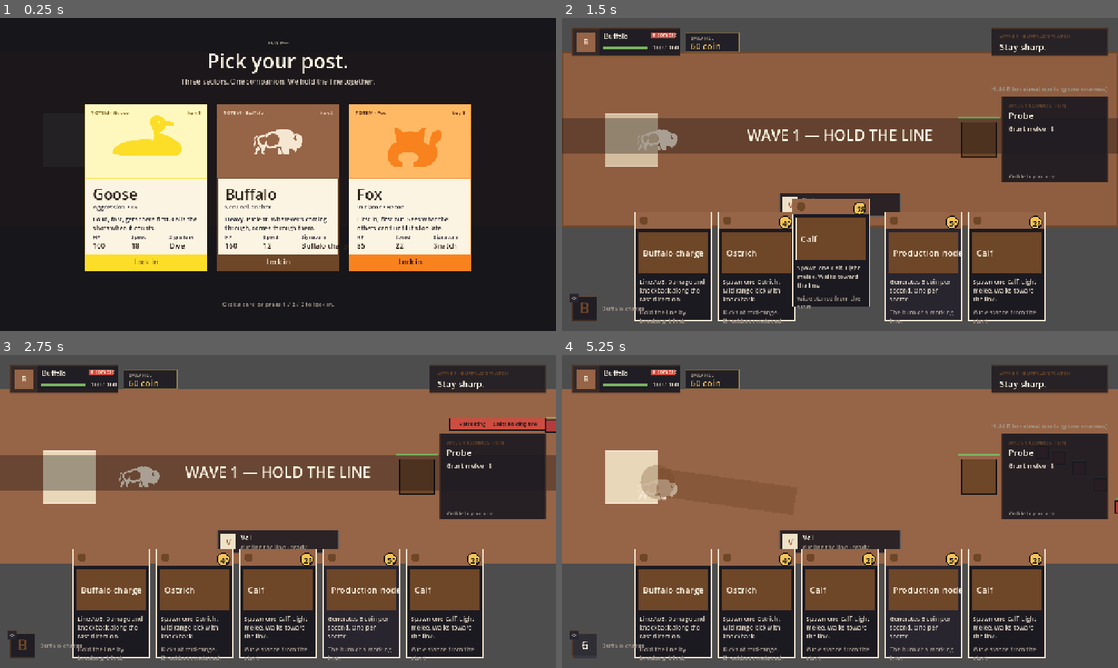
Above: before the commit, frames 1-4 (two rows, left to right).
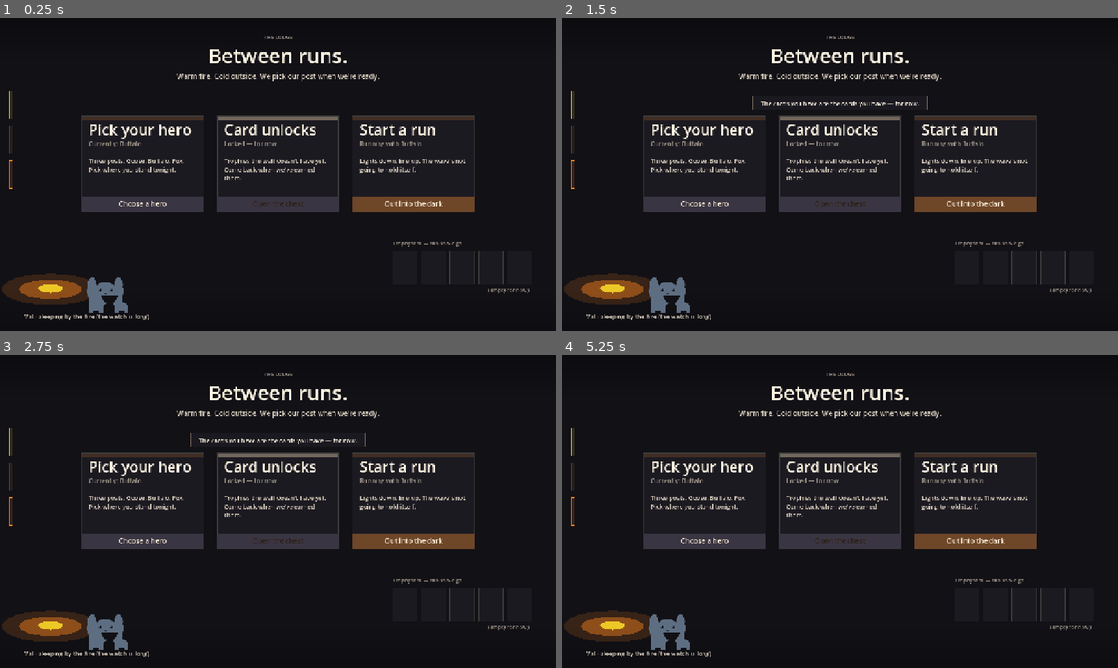
Above: after the commit, the same moments.

Repository: RescuedBuffalo/goose-and-buff
Game: Godot game, scene res://scenes/main.tscn
The game is run twice, just before and just after one commit, with the same random seed, the same clock (stepped at 60 frames per second) and the same inputs.
Inputs (mouse positions are in pixels of both pictures, inside the frame that each line leads up to):
- Up to frame 1 (0.25 s): no input
- Up to frame 2 (1.5 s): tap Enter at 0.5 s; drag from (840, 174) to (895, 105) at 0.52 s; tap Space (ready_round) at 1.25 s; drag from (840, 277) to (812, 237) at 1.27 s
- Up to frame 3 (2.75 s): move the mouse to (333, 442) at 2.02 s; hold D (move_right) from 2.03 s (still down); hold R (toggle_retreat) from 2.03 s (still down); click (333, 442) at 2.17 s
- Up to frame 4 (5.25 s): release D (move_right) at 2.75 s; release R (toggle_retreat) at 2.75 s; drag from (812, 574) to (673, 464) at 2.77 s; move the mouse to (1006, 558) at 3.52 s; hold A (move_left) 3.53-4.25 s; tap 2 at 3.6 s; click (1006, 558) at 3.67 s; drag from (673, 464) to (756, 433) at 4.27 s; move the mouse to (867, 511) at 5.02 s; hold S (move_down) from 5.03 s (still down); tap Q (cast_signature) at 5.1 s; click (867, 511) at 5.17 s

The runs differ from the first frame. In frame 1, 39% of the frame differs, in the area x 0-96%, y 5-97%; in frame 2, 85%; in frame 3, 84%; in frame 4, 85%, in the area x 0-100%, y 0-100%.

Commit message:
Add Lodge hub between runs (BUF-112)
Boot lands on a warm shared Lodge instead of straight into hero select,
and every run ends back there. Three clickable stations — pick your
hero, card unlocks (v1 stub with toast), start a run — plus a trophy
wall stub and Val sleeping by the fire. All colors/sizes come from
DesignTokens; voice follows sentence case + no-emoji rules.

Hero select still owns the actual pick UI but no longer auto-starts the
run; selection returns to the Lodge so the new hero shows on the Start
station before the player commits. End-screen secondary CTA renamed
"Back to the lodge". Wave clock pauses while the Lodge is up.

Co-Authored-By: Claude Opus 4.7 (1M context) <noreply@anthropic.com>

Diff:
--- /dev/null
+++ b/scenes/ui/lodge.tscn
@@ -0,0 +1,10 @@
+[gd_scene load_steps=2 format=3]
+
+[ext_resource type="Script" path="res://scripts/ui/lodge.gd" id="1"]
+
+[node name="Lodge" type="Control"]
+script = ExtResource("1")
+anchor_right = 1.0
+anchor_bottom = 1.0
+mouse_filter = 0
+visible = false
--- a/scripts/adapters/main.gd
+++ b/scripts/adapters/main.gd
@@ -23,6 +23,7 @@
 const HudScene := preload("res://scenes/ui/hud.tscn")
 const EndScene := preload("res://scenes/ui/end_screen.tscn")
 const HeroSelectScene := preload("res://scenes/ui/hero_select.tscn")
+const LodgeScene := preload("res://scenes/ui/lodge.tscn")
 const AbilityRailScene := preload("res://scenes/ui/ability_rail.tscn")
 const WaveCompPanelScene := preload("res://scenes/ui/wave_comp_panel.tscn")
 const HelpBannerScene := preload("res://scenes/ui/help_banner.tscn")
@@ -39,6 +40,7 @@
 var hud
 var end_screen
 var hero_select
+var lodge
 var ability_rail
 var wave_comp_panel
 var help_banner
@@ -57,7 +59,6 @@
 # Hero is rebuilt fresh each run so a different pick can swap sprite +
 # stats. Keeping it nullable lets _start_run handle both first launch
 # (no hero yet) and post-restart (old hero already freed).
-const DEFAULT_HERO_ID := "Buffalo"
 
 func _ready() -> void:
 	randomize()
@@ -65,7 +66,7 @@
 	_build_world()
 	_build_ui()
 	_wire_signals()
-	_open_hero_select()
+	_open_lodge()
 
 func _build_logic() -> void:
 	economy = Economy.new()
@@ -90,6 +91,8 @@
 	ui_layer.add_child(end_screen)
 	hero_select = HeroSelectScene.instantiate()
 	ui_layer.add_child(hero_select)
+	lodge = LodgeScene.instantiate()
+	ui_layer.add_child(lodge)
 	ability_rail = AbilityRailScene.instantiate()
 	ui_layer.add_child(ability_rail)
 	wave_comp_panel = WaveCompPanelScene.instantiate()
@@ -113,15 +116,20 @@
 	wave_director.wave_ended.connect(_on_wave_ended)
 	sector.core_destroyed.connect(_on_core_destroyed)
 	end_screen.restart_requested.connect(_on_restart_requested)
-	end_screen.change_hero_requested.connect(_on_change_hero_requested)
+	end_screen.back_to_lodge_requested.connect(_on_back_to_lodge_requested)
 	hero_select.hero_selected.connect(_on_hero_selected)
-
-func _open_hero_select() -> void:
-	# The select screen is the entry point. Hide the in-run UI so the
-	# curtain pulls clean, and pause the wave clock so the 30s prep timer
-	# doesn't tick while the player is still picking (see _process).
-	GameState.set_phase(GameState.Phase.PREP)
+	lodge.pick_hero_requested.connect(_on_lodge_pick_hero_requested)
+	lodge.start_run_requested.connect(_on_lodge_start_run_requested)
+	lodge.unlock_cards_requested.connect(_on_lodge_unlock_cards_requested)
+
+func _open_lodge() -> void:
+	# The Lodge is the entry point and the post-run hub (BUF-112). Hide
+	# every in-run surface so the room reads clean, and pause the wave
+	# clock so the 30s prep timer doesn't tick behind the curtain (see
+	# _process — it short-circuits while the lodge is up).
+	GameState.set_phase(GameState.Phase.LODGE)
 	end_screen.visible = false
+	hero_select.close()
 	hud.visible = false
 	hand.visible = false
 	if ability_rail != null:
@@ -130,29 +138,56 @@
 		wave_comp_panel.hide_panel()
 	if help_banner != null:
 		help_banner.clear_help()
+	lodge.open()
+
+func _open_hero_select() -> void:
+	# Reachable from the Lodge's "Pick your hero" station. We don't change
+	# GameState's phase here — the player is mid-flow inside the Lodge
+	# (Phase.LODGE still applies). On selection we route back to the lodge
+	# with the new hero set; nothing starts the run from this path.
+	if lodge != null:
+		lodge.close()
 	hero_select.open()
 
 func _on_hero_selected(hero_id: String) -> void:
 	GameState.set_hero(hero_id)
-	# Sector retones immediately so the curtain pull-back lands on the
-	# correct palette.
+	# Sector retones immediately so when the run starts (from the Lodge's
+	# "Start a run" station), the curtain pull-back lands on the correct
+	# palette without an extra frame of stale color.
 	sector.set_hero(hero_id)
-	_spawn_hero(hero_id)
+	# Pick happened from inside the Lodge — return there so the player
+	# can see the new hero reflected in the Start station before going.
+	_open_lodge()
+
+func _on_lodge_pick_hero_requested() -> void:
+	_open_hero_select()
+
+func _on_lodge_start_run_requested() -> void:
+	# Leaving the Lodge for the dark — instantiate the hero, light up the
+	# in-run UI, and hand the wave clock back to _process.
+	lodge.close()
+	sector.set_hero(GameState.hero_id)
+	_spawn_hero(GameState.hero_id)
 	hud.visible = true
 	hand.visible = true
 	ability_rail.visible = true
-	ability_rail.set_hero(hero_id)
-	# Comp panel + help banner stay hidden until they have something to say
-	# (wave_started / help-requested respectively). Component visibility is
-	# tracked internally via show_for / hide_panel / clear_help.
+	ability_rail.set_hero(GameState.hero_id)
 	if wave_comp_panel != null:
 		wave_comp_panel.hide_panel()
 	if help_banner != null:
 		help_banner.clear_help()
 	_start_run()
 
+func _on_lodge_unlock_cards_requested() -> void:
+	# v1 stub — the Lodge surfaces its own toast on click. Nothing to do
+	# here yet; the signal exists so M2's card-unlocks work has a wire to
+	# hook into without restructuring the Lodge.
+	pass
+
 func _spawn_hero(hero_id: String) -> void:
-	# Tear down any prior hero — happens on the "Change hero" path.
+	# Tear down any prior hero defensively. _on_back_to_lodge_requested
+	# already frees on the run-end path; this guard catches any future
+	# entry that forgets.
 	if hero != null and is_instance_valid(hero):
 		hero.queue_free()
 	hero = HeroScene.instantiate()
@@ -178,8 +213,10 @@
 	_reset_signature_cooldown()
 
 func _process(delta: float) -> void:
-	# Don't tick the run while the hero select is up — otherwise the prep
-	# timer would burn down behind the curtain.
+	# Don't tick the run while the lodge or hero select is up — otherwise
+	# the prep timer would burn down behind the curtain.
+	if lodge != null and lodge.visible:
+		return
 	if hero_select != null and hero_select.visible:
 		return
 	# Drive logic ticks. WaveDirector + Economy progress only here.
@@ -626,15 +663,16 @@
 	end_screen.visible = false
 	_start_run()
 
-func _on_change_hero_requested() -> void:
-	# "Change hero" — back to hero select. Tear down hero too so the next
-	# pick instantiates a fresh one with the right sprite + stats.
+func _on_back_to_lodge_requested() -> void:
+	# "Back to the lodge" — every run ends in the warm room, victory or
+	# defeat (BUF-112). Tear down the hero so a different pick instantiates
+	# fresh from the Lodge, and clear all run transients before the curtain.
 	_clear_run_transients()
 	if hero != null and is_instance_valid(hero):
 		hero.queue_free()
 		hero = null
 	end_screen.visible = false
-	_open_hero_select()
+	_open_lodge()
 
 func _clear_run_transients() -> void:
 	for n in get_tree().get_nodes_in_group("units"):
--- a/scripts/autoload/game_state.gd
+++ b/scripts/autoload/game_state.gd
@@ -9,7 +9,7 @@
 signal retreat_changed(active: bool)
 signal signature_cooldown_changed(remaining: float, maximum: float)
 
-enum Phase { PREP, WAVE, DEBRIEF, RUN_COMPLETE, RUN_ENDED }
+enum Phase { LODGE, PREP, WAVE, DEBRIEF, RUN_COMPLETE, RUN_ENDED }
 
 var phase: int = Phase.PREP
 var round_index: int = 1
@@ -67,6 +67,7 @@
 
 static func phase_name(p: int) -> String:
 	match p:
+		Phase.LODGE: return "lodge"
 		Phase.PREP: return "prep"
 		Phase.WAVE: return "wave"
 		Phase.DEBRIEF: return "debrief"
--- a/scripts/ui/end_screen.gd
+++ b/scripts/ui/end_screen.gd
@@ -5,7 +5,7 @@
 ## README.md (sentence case, no emoji, warm but not ironic).
 
 signal restart_requested()
-signal change_hero_requested()
+signal back_to_lodge_requested()
 
 var _is_victory: bool = true
 
@@ -29,7 +29,7 @@
 		if _restart_rect().has_point(event.position):
 			restart_requested.emit()
 		elif _change_rect().has_point(event.position):
-			change_hero_requested.emit()
+			back_to_lodge_requested.emit()
 
 func _draw() -> void:
 	# Curtain.
@@ -48,7 +48,7 @@
 	# secondary returns to hero select for a fresh pick.
 	var accent := DesignTokens.core_color(GameState.hero_id)
 	_draw_button(_restart_rect(), "Try again", accent, font, true)
-	_draw_button(_change_rect(), "Change hero", accent, font, false)
+	_draw_button(_change_rect(), "Back to the lodge", accent, font, false)
 
 func _draw_button(rect: Rect2, label: String, accent: Color, font: Font, primary: bool) -> void:
 	draw_rect(rect, DesignTokens.NIGHT_2, true)
--- /dev/null
+++ b/scripts/ui/lodge.gd
@@ -0,0 +1,367 @@
+extends Control
+##
+## The Lodge — warm shared hub between runs. The player lands here on boot
+## and after each run completes (BUF-112). Three stations: pick a hero,
+## unlock cards (stub in v1), start a run. Val sleeps by the fire. The
+## trophy wall is empty for now — run history will populate it later.
+##
+## All visuals come from `DesignTokens` and the `data/heroes.gd` table.
+## Drawn via `_draw()` in the same idiom as hero_select / end_screen so the
+## three overlays keep one consistent rendering pattern.
+
+const Heroes := preload("res://data/heroes.gd")
+
+signal pick_hero_requested()
+signal start_run_requested()
+signal unlock_cards_requested()
+
+# ─── Layout (tuned against 1280×720 viewport) ─────────────────────────────
+const STATION_SIZE := Vector2(280, 220)
+const STATION_GAP := 32.0
+const STATIONS_TOP_Y := 226.0
+const HEADER_TOP_Y := 48.0
+const TROPHY_FRAME_SIZE := Vector2(56, 76)
+const TROPHY_FRAMES := 5
+const TROPHY_GAP := 10.0
+const TROPHY_RIGHT_MARGIN := 56.0
+const TROPHY_BOTTOM_Y := 612.0
+const VAL_SCALE := Vector2(0.7, 0.7)
+const VAL_FOOTPRINT_OFFSET := Vector2(0, 8)
+const VAL_LEFT_MARGIN := 56.0
+
+const STATION_PICK := "pick"
+const STATION_UNLOCKS := "unlocks"
+const STATION_START := "start"
+const STATION_ORDER := [STATION_PICK, STATION_UNLOCKS, STATION_START]
+
+# ─── Inside-joke flavor (warm, not ironic) ────────────────────────────────
+# These are the small lines that make the Lodge feel like a place. Per
+# README voice rules: sentence case, no emoji, em dashes are fine.
+const HEADER_EYEBROW := "THE LODGE"
+const HEADER_HEADLINE := "Between runs."
+const HEADER_SUB := "Warm fire. Cold outside. We pick our post when we're ready."
+const TROPHY_CAPTION := "Trophy wall — fills as we go."
+const VAL_LINE := "Val · sleeping by the fire (the watch is long)."
+
+var _hover_station: String = ""
+var _val_texture: Texture2D = null
+# Toast surfaced on the unlocks station for v1. A line of warm flavor that
+# fades after a few seconds, so the click reads as deliberate rather than
+# broken. Length tracked separately from the static draw.
+var _toast_text: String = ""
+var _toast_remaining: float = 0.0
+const TOAST_DURATION := 3.6
+
+func _ready() -> void:
+	mouse_filter = Control.MOUSE_FILTER_STOP
+	set_anchors_preset(Control.PRESET_FULL_RECT)
+	visible = false
+	_val_texture = load("res://assets/totems/val.svg")
+	set_process(false)
+
+func open() -> void:
+	visible = true
+	_hover_station = ""
+	_toast_text = ""
+	_toast_remaining = 0.0
+	move_to_front()
+	queue_redraw()
+	set_process(false)
+
+func close() -> void:
+	visible = false
+	_hover_station = ""
+	set_process(false)
+
+func _process(delta: float) -> void:
+	if _toast_remaining <= 0.0:
+		set_process(false)
+		return
+	_toast_remaining = max(0.0, _toast_remaining - delta)
+	queue_redraw()
+
+func _gui_input(event: InputEvent) -> void:
+	if event is InputEventMouseMotion:
+		var prior := _hover_station
+		_hover_station = _station_at(event.position)
+		if prior != _hover_station:
+			queue_redraw()
+		return
+	if event is InputEventMouseButton and event.pressed and event.button_index == MOUSE_BUTTON_LEFT:
+		var sid := _station_at(event.position)
+		match sid:
+			STATION_PICK:
+				pick_hero_requested.emit()
+			STATION_START:
+				start_run_requested.emit()
+			STATION_UNLOCKS:
+				_show_toast("The cards you have are the cards you have — for now.")
+				unlock_cards_requested.emit()
+
+func _show_toast(msg: String) -> void:
+	_toast_text = msg
+	_toast_remaining = TOAST_DURATION
+	set_process(true)
+	queue_redraw()
+
+func _station_at(local_pos: Vector2) -> String:
+	for i in STATION_ORDER.size():
+		if _station_rect(i).has_point(local_pos):
+			return STATION_ORDER[i]
+	return ""
+
+func _station_rect(index: int) -> Rect2:
+	var total_w := float(STATION_ORDER.size()) * STATION_SIZE.x \
+		+ float(STATION_ORDER.size() - 1) * STATION_GAP
+	var start_x := (size.x - total_w) * 0.5
+	var x := start_x + float(index) * (STATION_SIZE.x + STATION_GAP)
+	return Rect2(Vector2(x, STATIONS_TOP_Y), STATION_SIZE)
+
+func _draw() -> void:
+	_draw_background()
+	_draw_lantern_strip()
+	_draw_header()
+	_draw_trophy_wall()
+	for i in STATION_ORDER.size():
+		_draw_station(i, STATION_ORDER[i])
+	_draw_val()
+	if _toast_remaining > 0.0:
+		_draw_toast()
+
+func _draw_background() -> void:
+	# Night-0 ground per design system. No gradient across the whole screen
+	# (gradients are reserved for hero-totem inner glow on cards). The fire
+	# glow at the bottom is the warm accent that lets the room read as lit.
+	draw_rect(Rect2(Vector2.ZERO, size), DesignTokens.NIGHT_0, true)
+	# Soft vignette: a single dimmer band at the very top + bottom so the
+	# eye settles toward the stations in the middle. Two thin strips, not
+	# a radial — radial gradients are also off-limits per the design rules.
+	var vignette_h := 96.0
+	for i in range(int(vignette_h)):
+		var t := 1.0 - float(i) / vignette_h
+		var a := 0.32 * t
+		draw_rect(Rect2(Vector2(0, i), Vector2(size.x, 1)),
+			Color(0.0, 0.0, 0.0, a), true)
+		draw_rect(Rect2(Vector2(0, size.y - i - 1), Vector2(size.x, 1)),
+			Color(0.0, 0.0, 0.0, a * 0.7), true)
+
+func _draw_lantern_strip() -> void:
+	# Three faction lanterns down the left margin. The room belongs to all
+	# three heroes, so the wayfinding hint runs along the wall as soft
+	# glows the player can't miss but doesn't have to "use".
+	var x := 22.0
+	var y := 168.0
+	var w := 6.0
+	var h := 64.0
+	var gap := 16.0
+	var factions := ["Goose", "Buffalo", "Fox"]
+	for i in factions.size():
+		var rect := Rect2(Vector2(x, y + float(i) * (h + gap)), Vector2(w, h))
+		draw_rect(rect, DesignTokens.lantern_color(factions[i]), true)
+		draw_rect(rect, DesignTokens.core_color(factions[i]), false, 1.0)
+
+func _draw_header() -> void:
+	var font := ThemeDB.fallback_font
+	var center_x := size.x * 0.5
+	var eyebrow_w := font.get_string_size(HEADER_EYEBROW, HORIZONTAL_ALIGNMENT_CENTER, -1, DesignTokens.FS_XS).x
+	draw_string(font, Vector2(center_x - eyebrow_w * 0.5, HEADER_TOP_Y),
+		HEADER_EYEBROW, HORIZONTAL_ALIGNMENT_CENTER, -1, DesignTokens.FS_XS, DesignTokens.FG_3)
+	var headline_w := font.get_string_size(HEADER_HEADLINE, HORIZONTAL_ALIGNMENT_CENTER, -1, DesignTokens.FS_3XL).x
+	draw_string(font, Vector2(center_x - headline_w * 0.5, HEADER_TOP_Y + 56),
+		HEADER_HEADLINE, HORIZONTAL_ALIGNMENT_CENTER, -1, DesignTokens.FS_3XL, DesignTokens.FG_1)
+	var sub_w := font.get_string_size(HEADER_SUB, HORIZONTAL_ALIGNMENT_CENTER, -1, DesignTokens.FS_MD).x
+	draw_string(font, Vector2(center_x - sub_w * 0.5, HEADER_TOP_Y + 92),
+		HEADER_SUB, HORIZONTAL_ALIGNMENT_CENTER, -1, DesignTokens.FS_MD, DesignTokens.FG_2)
+
+func _draw_trophy_wall() -> void:
+	# Anchored bottom-right so the room composition reads: Val by the
+	# fire on the left, trophy wall on the right, the stations the spine
+	# down the middle. Frames are stubs in v1 — populated by run history
+	# in M2.
+	var font := ThemeDB.fallback_font
+	var total_w := float(TROPHY_FRAMES) * TROPHY_FRAME_SIZE.x \
+		+ float(TROPHY_FRAMES - 1) * TROPHY_GAP
+	var x0 := size.x - TROPHY_RIGHT_MARGIN - total_w
+	var top_y := TROPHY_BOTTOM_Y - TROPHY_FRAME_SIZE.y
+	draw_string(font, Vector2(x0, top_y - 14),
+		TROPHY_CAPTION, HORIZONTAL_ALIGNMENT_LEFT, -1, DesignTokens.FS_XS, DesignTokens.FG_3)
+	for i in TROPHY_FRAMES:
+		var rect := Rect2(Vector2(x0 + float(i) * (TROPHY_FRAME_SIZE.x + TROPHY_GAP), top_y),
+			TROPHY_FRAME_SIZE)
+		draw_rect(rect, DesignTokens.NIGHT_1, true)
+		draw_rect(rect, DesignTokens.DIVIDER, false, 1.0)
+	# Tiny inside hint — empties read as deliberate, not unfinished.
+	var hint := "(empty for now)"
+	draw_string(font, Vector2(x0 + total_w - 100.0, TROPHY_BOTTOM_Y + 18),
+		hint, HORIZONTAL_ALIGNMENT_LEFT, -1, DesignTokens.FS_XS, DesignTokens.FG_3)
+
+func _draw_station(index: int, station_id: String) -> void:
+	var rect := _station_rect(index)
+	var is_hover := _hover_station == station_id
+	var spec := _station_spec(station_id)
+	var accent: Color = spec["accent"]
+	# Card body — Night-1 (system bg-card token) so the parchment-colored
+	# CTA strip below pops against it. Hover lightens to Night-2 per the
+	# design system's hover rule.
+	var body_color := DesignTokens.NIGHT_2 if is_hover else DesignTokens.NIGHT_1
+	draw_rect(rect, body_color, true)
+	# Hero-tinted top lantern strip — the cozy signature from the design
+	# system. Full strength on hover, low alpha at rest.
+	var lantern_h := 8.0
+	var lantern_alpha: float = 0.85 if is_hover else 0.45
+	draw_rect(Rect2(rect.position, Vector2(rect.size.x, lantern_h)),
+		Color(accent.r, accent.g, accent.b, lantern_alpha), true)
+	# Hairline border with hover lift in the accent color.
+	var border_w := 2.0 if is_hover else 1.0
+	var border_color := accent if is_hover else DesignTokens.DIVIDER
+	draw_rect(rect, border_color, false, border_w)
+	# Title + flavor.
+	var font := ThemeDB.fallback_font
+	var pad := float(DesignTokens.SPACE_4)
+	var title: String = spec["title"]
+	var subtitle: String = spec["subtitle"]
+	var flavor: String = spec["flavor"]
+	draw_string(font, rect.position + Vector2(pad, 36 + lantern_h),
+		title, HORIZONTAL_ALIGNMENT_LEFT, -1, DesignTokens.FS_2XL, DesignTokens.FG_1)
+	if subtitle != "":
+		draw_string(font, rect.position + Vector2(pad, 60 + lantern_h),
+			subtitle, HORIZONTAL_ALIGNMENT_LEFT, -1, DesignTokens.FS_SM, DesignTokens.FG_3)
+	# Flavor wraps to two lines — same multiline trick as hero_select.
+	draw_multiline_string(font, rect.position + Vector2(pad, 100 + lantern_h),
+		flavor, HORIZONTAL_ALIGNMENT_LEFT,
+		rect.size.x - pad * 2.0, DesignTokens.FS_SM, 3, DesignTokens.FG_2)
+	# CTA strip at the bottom — primary uses accent fill, secondary stays
+	# Night-2. Voice rules: sentence case.
+	var cta_h := 36.0
+	var cta_rect := Rect2(rect.position + Vector2(0, rect.size.y - cta_h),
+		Vector2(rect.size.x, cta_h))
+	var is_primary: bool = spec.get("primary", false)
+	var cta_bg: Color = accent if is_primary else DesignTokens.NIGHT_3
+	if is_hover and not is_primary:
+		# Lift secondary CTAs on hover so the click target reads warmer.
+		cta_bg = Color(accent.r, accent.g, accent.b, 0.25)
+	draw_rect(cta_rect, cta_bg, true)
+	var cta: String = spec["cta"]
+	var cta_color: Color = spec.get("cta_color", DesignTokens.FG_1)
+	var cta_w := font.get_string_size(cta, HORIZONTAL_ALIGNMENT_CENTER, -1, DesignTokens.FS_MD).x
+	draw_string(font, cta_rect.position + Vector2((cta_rect.size.x - cta_w) * 0.5, 24),
+		cta, HORIZONTAL_ALIGNMENT_CENTER, -1, DesignTokens.FS_MD, cta_color)
+
+func _station_spec(station_id: String) -> Dictionary:
+	# Built per-frame because the Start station's subtitle changes with the
+	# currently selected hero. Tiny dict — the cost is fine.
+	match station_id:
+		STATION_PICK:
+			var current := _current_hero_name()
+			return {
+				"title": "Pick your hero",
+				"subtitle": "Currently: %s" % current,
+				"flavor": "Three posts. Goose, Buffalo, Fox. Pick where you stand tonight.",
+				"cta": "Choose a hero",
+				"accent": DesignTokens.core_color(GameState.hero_id),
+				"cta_color": DesignTokens.ink_color(GameState.hero_id),
+				"primary": false,
+			}
+		STATION_UNLOCKS:
+			return {
+				"title": "Card unlocks",
+				"subtitle": "Locked — for now",
+				"flavor": "Trophies the wall doesn't have yet. Come back when we've earned them.",
+				"cta": "Open the chest",
+				"accent": DesignTokens.PARCHMENT_3,
+				"cta_color": DesignTokens.PARCHMENT_INK,
+				"primary": false,
+			}
+		STATION_START:
+			var hero_id := GameState.hero_id
+			var hero_name := _current_hero_name()
+			return {
+				"title": "Start a run",
+				"subtitle": "Running with %s" % hero_name,
+				"flavor": "Lights down, line up. The wave's not going to hold itself.",
+				"cta": "Out into the dark",
+				"accent": DesignTokens.core_color(hero_id),
+				"cta_color": DesignTokens.ink_color(hero_id),
+				"primary": true,
+			}
+		_:
+			return {
+				"title": "—",
+				"subtitle": "",
+				"flavor": "",
+				"cta": "",
+				"accent": DesignTokens.FG_3,
+				"cta_color": DesignTokens.FG_1,
+				"primary": false,
+			}
+
+func _current_hero_name() -> String:
+	# GameState defaults to "Buffalo" before the player has picked, so this
+	# always resolves to one of the canonical names. Hero names are written
+	# in full per the voice rules.
+	var hid := GameState.hero_id
+	if Heroes.ALL.has(hid):
+		return Heroes.ALL[hid].name
+	return "Buffalo"
+
+func _draw_val() -> void:
+	# Val sleeps by the fire — bottom-left of the room, mirror to the
+	# trophy wall on the right. The fire is a warm orange glow rather
+	# than a sprite (no fire art in v1); the heat reads as the small
+	# ellipse beneath him. He's static for v1 — animated polish is M3.
+	var fire_center := Vector2(VAL_LEFT_MARGIN + 60.0, size.y - 96.0)
+	_draw_fire(fire_center)
+	if _val_texture != null:
+		var tex_size := _val_texture.get_size() * VAL_SCALE
+		# Place Val's body to the right of the fire so the silhouette reads
+		# as "curled up against the warmth", not "standing in the embers".
+		var tex_pos := Vector2(fire_center.x + 48.0, fire_center.y - tex_size.y * 0.5)
+		draw_texture_rect(_val_texture, Rect2(tex_pos + VAL_FOOTPRINT_OFFSET, tex_size), false)
+	var font := ThemeDB.fallback_font
+	# Caption tucked just below the fire — quiet, second-person warm.
+	var caption_pos := Vector2(VAL_LEFT_MARGIN, size.y - 28.0)
+	draw_string(font, caption_pos, VAL_LINE,
+		HORIZONTAL_ALIGNMENT_LEFT, -1, DesignTokens.FS_SM, DesignTokens.FG_2)
+
+func _draw_fire(center: Vector2) -> void:
+	# Layered ellipses: a wide soft glow, a tighter ember, a hottest core.
+	# All in faction-warm orange so the warmth reads as part of the
+	# totem-warm palette rather than a stray decoration.
+	var outer := DesignTokens.FOX_LANTERN
+	var mid := Color(DesignTokens.FOX_CORE.r, DesignTokens.FOX_CORE.g,
+		DesignTokens.FOX_CORE.b, 0.45)
+	var hot := Color(DesignTokens.GOOSE_CORE.r, DesignTokens.GOOSE_CORE.g,
+		DesignTokens.GOOSE_CORE.b, 0.85)
+	_draw_ellipse(center, Vector2(112.0, 36.0), outer)
+	_draw_ellipse(center, Vector2(72.0, 22.0), mid)
+	_draw_ellipse(center + Vector2(0, -2), Vector2(28.0, 10.0), hot)
+
+func _draw_ellipse(center: Vector2, radii: Vector2, color: Color) -> void:
+	const SEGMENTS := 24
+	var pts := PackedVector2Array()
+	for i in range(SEGMENTS):
+		var a := TAU * float(i) / float(SEGMENTS)
+		pts.append(center + Vector2(cos(a) * radii.x, sin(a) * radii.y))
+	draw_colored_polygon(pts, color)
+
+func _draw_toast() -> void:
+	# Anchored just above the station row so the click→message connection
+	# is obvious without a full-screen modal.
+	var font := ThemeDB.fallback_font
+	var fade: float = clamp(_toast_remaining / TOAST_DURATION, 0.0, 1.0)
+	# Ease the last quarter of the toast into a fade so it doesn't blink off.
+	var alpha: float = 1.0 if fade > 0.25 else fade / 0.25
+	var pad := Vector2(18.0, 10.0)
+	var text_w := font.get_string_size(_toast_text, HORIZONTAL_ALIGNMENT_LEFT, -1, DesignTokens.FS_SM).x
+	var rect_size := Vector2(text_w + pad.x * 2.0, DesignTokens.FS_SM + pad.y * 2.0)
+	var rect_pos := Vector2((size.x - rect_size.x) * 0.5, STATIONS_TOP_Y - rect_size.y - 14.0)
+	var bg := DesignTokens.NIGHT_1
+	bg.a = 0.92 * alpha
+	draw_rect(Rect2(rect_pos, rect_size), bg, true)
+	var border := DesignTokens.PARCHMENT_3
+	border.a = alpha * 0.6
+	draw_rect(Rect2(rect_pos, rect_size), border, false, 1.0)
+	var text_color := DesignTokens.FG_1
+	text_color.a = alpha
+	draw_string(font, rect_pos + Vector2(pad.x, pad.y + DesignTokens.FS_SM),
+		_toast_text, HORIZONTAL_ALIGNMENT_LEFT, -1, DesignTokens.FS_SM, text_color)
